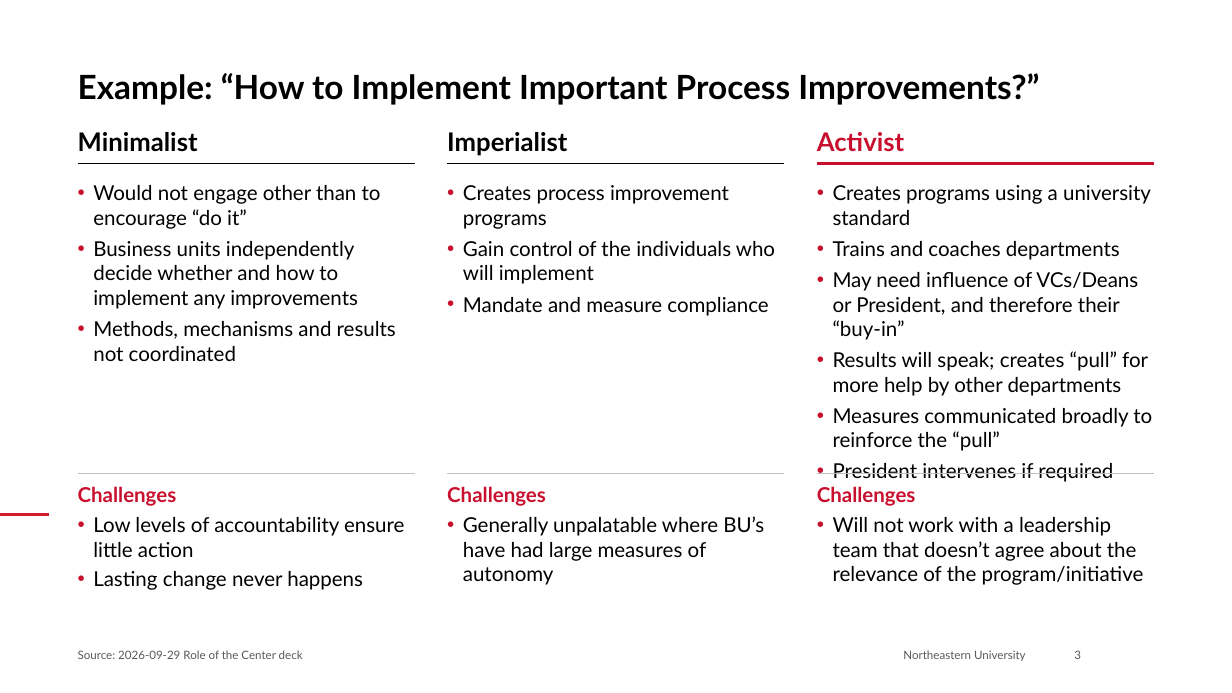
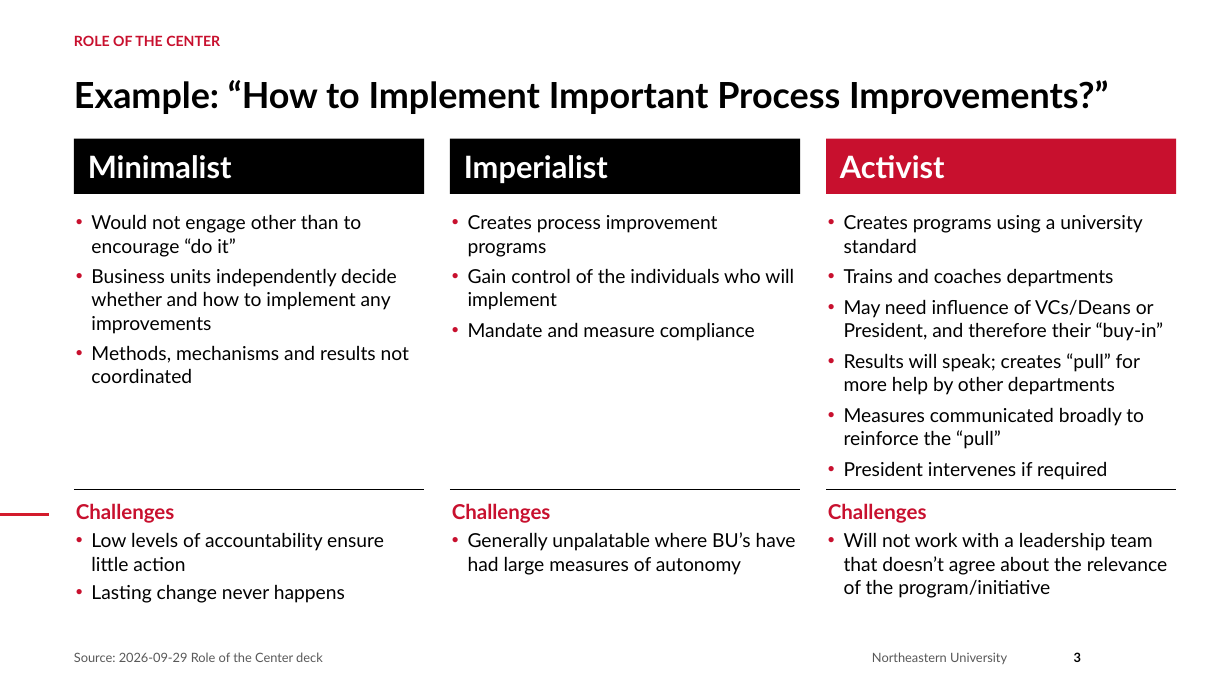
Before and after one commit to brettcsweet/Tonys-repo, a slide deck: slide 3 of 2026-09-29_Role_of_the_Center_Northeastern.pptx. Drawn at 1232x693 pixels with LibreOffice and Linux fonts; fonts in the diff are those of the drawing; background and template pictures are left out. Boxes give left, top, right and bottom in pixels: in the first picture for what was removed or moved away, otherwise in the second. Text is boxed around its words. In the diff, an @@ line names an element or a change of style, - is before the commit and + after.

```diff
--- a/2026-09-29_Role_of_the_Center_Northeastern.pptx
+++ b/2026-09-29_Role_of_the_Center_Northeastern.pptx
@@ text "Example: “How to Implement Important ...": place and size @@
-text "Example: “How to Implement Important ..." at (78, 73, 1039, 105)
+text "Example: “How to Implement Important ..." at (74, 80, 1108, 114)
@@ text "Example: “How to Implement Important ..." at (74, 80, 1108, 114): size 26 to 28 pt @@
@@ text added at (74, 35, 220, 46), 11 pt, text #C8102E, bold @@
+ROLE OF THE CENTER
@@ rectangle "Minimalist": place and size @@
-rectangle "Minimalist" at (78, 132, 198, 152)
+rectangle "Minimalist" at (74, 139, 424, 194)
@@ rectangle "Minimalist" at (74, 139, 424, 194): size 20 to 24 pt, text colour #000000 to #FFFFFF; vertical alignment bottom to middle; fill none to #000000 @@
@@ rectangle "Imperialist" at (450, 139, 800, 194): size 20 to 24 pt, text colour #000000 to #FFFFFF; vertical alignment bottom to middle; fill none to #000000 @@
@@ rectangle "Imperialist": place and size @@
-rectangle "Imperialist" at (447, 132, 567, 156)
+rectangle "Imperialist" at (450, 139, 800, 194)
@@ rectangle "Activist": place and size @@
-rectangle "Activist" at (817, 132, 904, 152)
+rectangle "Activist" at (826, 139, 1177, 194)
@@ rectangle "Activist" at (826, 139, 1177, 194): size 20 to 24 pt, text colour #C8102E to #FFFFFF; vertical alignment bottom to middle; fill none to #C8102E @@
@@ line removed from (78, 164) to (415, 164) @@
@@ line removed from (817, 164) to (1154, 164) @@
@@ text "Would not engage other than ...": place and size @@
-text "Would not engage other than ..." at (93, 185, 396, 361)
+text "Would not engage other than ..." at (91, 214, 409, 383)
@@ text "Creates process improvement programs": place and size @@
-text "Creates process improvement programs" at (463, 185, 775, 316)
+text "Creates process improvement programs" at (468, 215, 794, 341)
@@ size 16 to 15 pt; more space between paragraphs in 3 elements at (91, 214, 409, 383), (468, 215, 794, 341), (844, 215, 1164, 480) @@
@@ text "Creates programs using a university ...": place and size @@
-text "Creates programs using a university ..." at (833, 185, 1152, 451)
+text "Creates programs using a university ..." at (844, 215, 1164, 480)
@@ line removed from (447, 473) to (785, 473) @@
@@ line moved from (78, 473) - (415, 473) to (74, 490) - (424, 490) @@
@@ line (74, 490) - (424, 490): stroke #BFBFBF 0.75 pt to #000000 1 pt @@
@@ text "Challenges": place and size @@
-text "Challenges" at (78, 486, 404, 590)
+text "Challenges" at (76, 503, 384, 603)
@@ line moved from (447, 164) - (785, 164) to (450, 490) - (800, 490) @@
@@ text "Challenges": place and size @@
-text "Challenges" at (447, 486, 764, 585)
+text "Challenges" at (452, 503, 796, 575)
@@ line moved from (817, 473) - (1154, 473) to (826, 490) - (1177, 490) @@
@@ line (826, 490) - (1177, 490): stroke #BFBFBF 0.75 pt to #000000 1 pt @@
@@ text "Challenges": place and size @@
-text "Challenges" at (817, 486, 1144, 585)
+text "Challenges" at (828, 503, 1167, 598)
@@ text at (91, 532, 384, 603): size 16 to 15 pt in "Low levels of accountability ensure little action", "Lasting change never happens" @@
@@ text at (468, 532, 796, 575): size 16 to 15 pt in "Generally unpalatable where BU’s have had large ..." @@
@@ text at (844, 532, 1167, 598): size 16 to 15 pt in "Will not work with a leadership team ..." @@
@@ text "Source: 2026-09-29 Role of the ..." at (74, 652, 323, 662): size 9 to 10 pt @@
@@ text "Northeastern University" at (872, 652, 1007, 664): size 9 to 10 pt @@
@@ text "Northeastern University": place and size @@
-text "Northeastern University" at (903, 650, 1026, 661)
+text "Northeastern University" at (872, 652, 1007, 664)
@@ page number at (1074, 652, 1081, 662): size 9 to 10 pt, text colour #595959 to #000000, bold on @@
```
Also in this commit, not shown: 8 other slides changed, 3 slides added.
